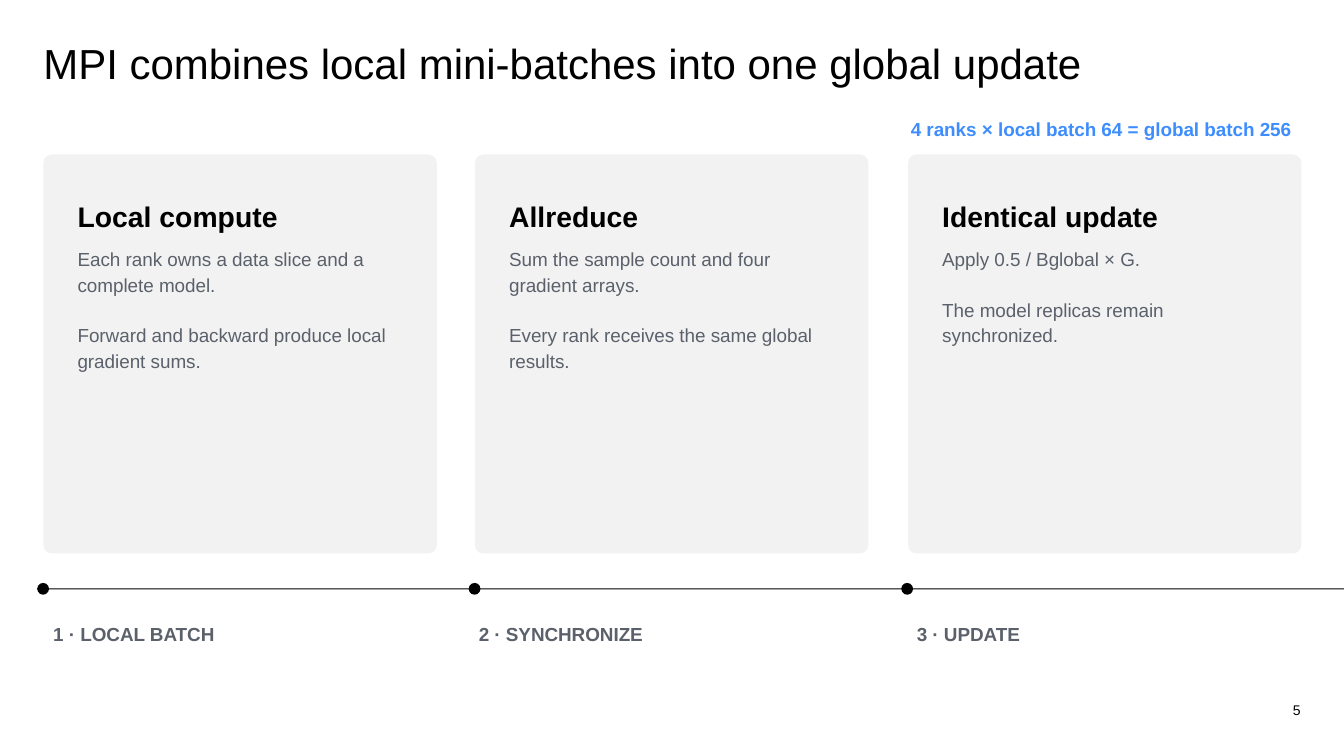
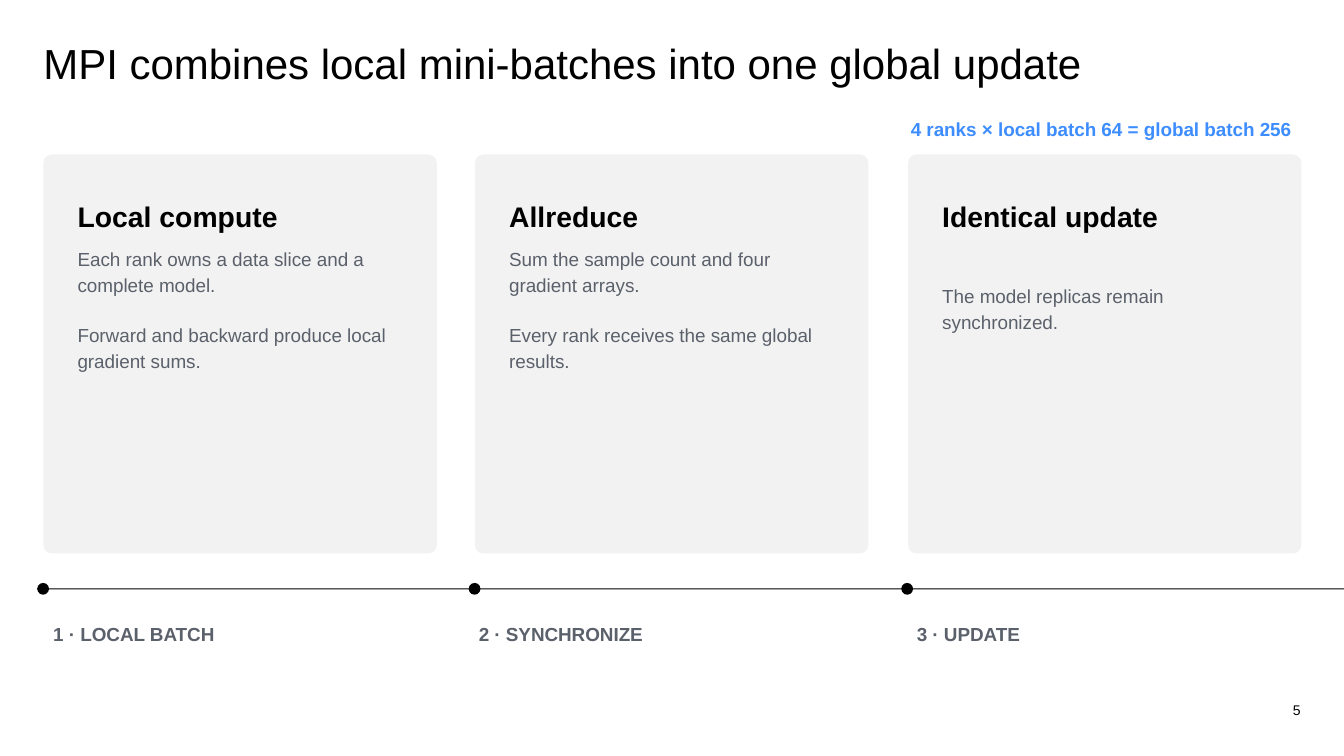
Before and after one commit to SSorbo/PARCO-Computing-2026-242920, a slide deck: slide 6 of Parallel_Feedforward_Network_Presentation.pptx. Drawn at 1344x756 pixels with LibreOffice and Linux fonts; fonts in the diff are those of the drawing. Boxes give left, top, right and bottom in pixels: in the first picture for what was removed or moved away, otherwise in the second. Text is boxed around its words. In the diff, an @@ line names an element or a change of style, - is before the commit and + after.

Commit message:
slight change

```diff
--- a/Parallel_Feedforward_Network_Presentation.pptx
+++ b/Parallel_Feedforward_Network_Presentation.pptx
@@ text at <box>942,289,1163,333</box>: text changed @@
-Apply 0.5 / Bglobal × G.
-The model replicas remain synchronized.
+The model replicas remain synchronized.
```
